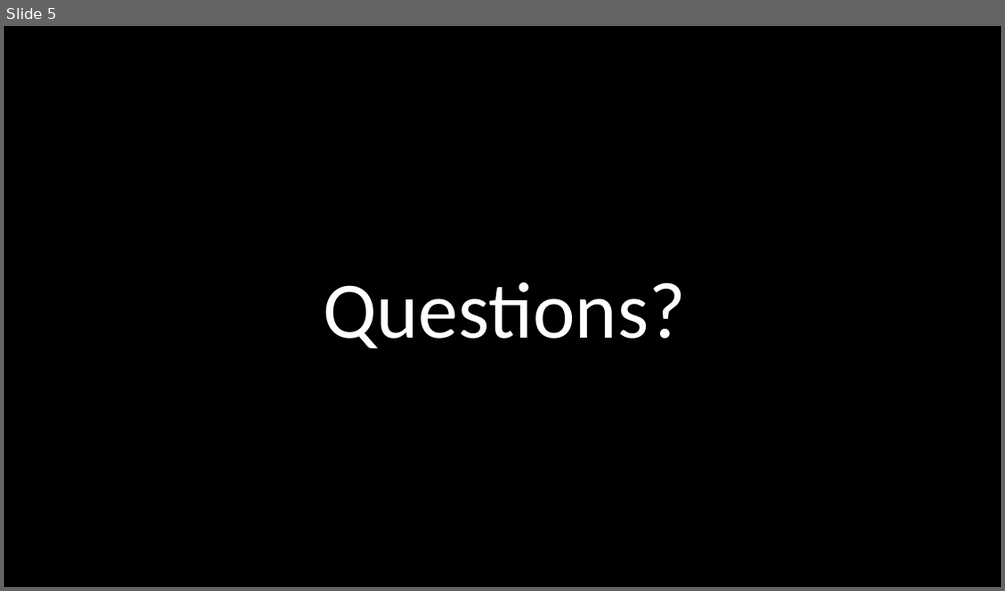
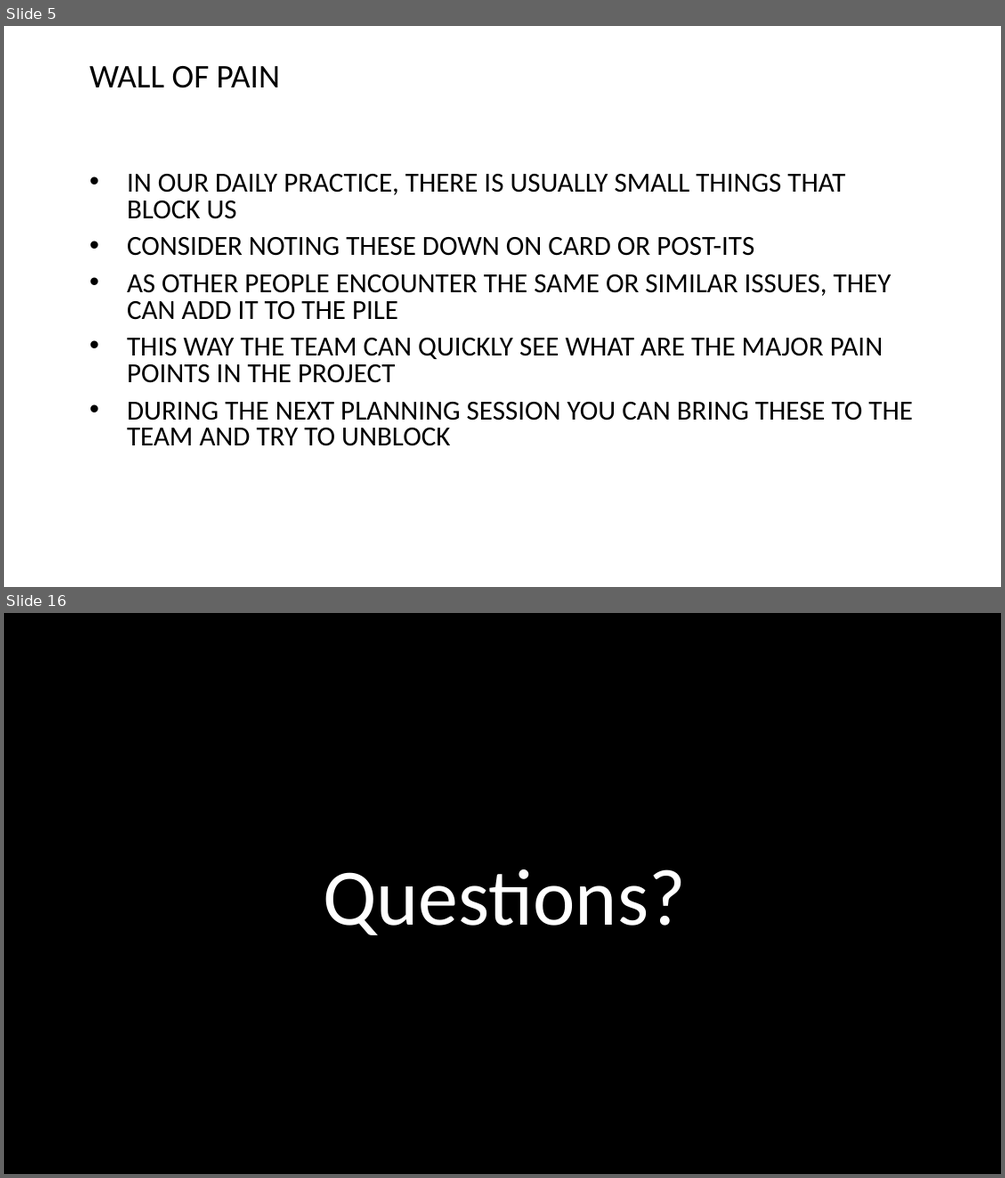
Before and after one commit to Falmouth-Games-Academy/ba-course-materials, a slide deck: GAM240/03/19-20-GAM240-Lecture-Planning.pptx. Shown one above the other, each under a label of ours: slide 5 before the commit, slides 5 and 16 after it; the slides between them are not shown. The pictures are 1005x591 and 1005x1178 pixels, drawn with LibreOffice and Linux fonts; fonts in the diff are those of the drawing; background and template pictures are left out. Boxes give left, top, right and bottom in pixels: in the first picture for what was removed or moved away, otherwise in the second. Text is boxed around its words. In the diff, an @@ line names an element or a change of style, - is before the commit and + after.

```diff
--- a/GAM240/03/19-20-GAM240-Lecture-Planning.pptx
+++ b/GAM240/03/19-20-GAM240-Lecture-Planning.pptx
@@ slide 5 added at (x1=4, y1=26, x2=1001, y2=587), background #FFFFFF @@
@@ text added at (x1=89, y1=66, x2=280, y2=88), 32 pt, text #000000 @@
+WALL OF PAIN
@@ text added at (x1=127, y1=174, x2=913, y2=446), 26.6 pt, text #000000 @@
+• IN OUR DAILY PRACTICE, THERE IS USUALLY SMALL THINGS THAT BLOCK US
+• CONSIDER NOTING THESE DOWN ON CARD OR POST-ITS
+• AS OTHER PEOPLE ENCOUNTER THE SAME OR SIMILAR ISSUES, THEY CAN ADD IT TO THE PILE
+• THIS WAY THE TEAM CAN QUICKLY SEE WHAT ARE THE MAJOR PAIN POINTS IN THE PROJECT
+• DURING THE NEXT PLANNING SESSION YOU CAN BRING THESE TO THE TEAM AND TRY TO UNBLOCK
@@ what was slide 5 is now slide 16 @@
```
Also in this commit, not shown: 1 slide changed, 12 other slides added, 2 slides removed, 1 other file.
